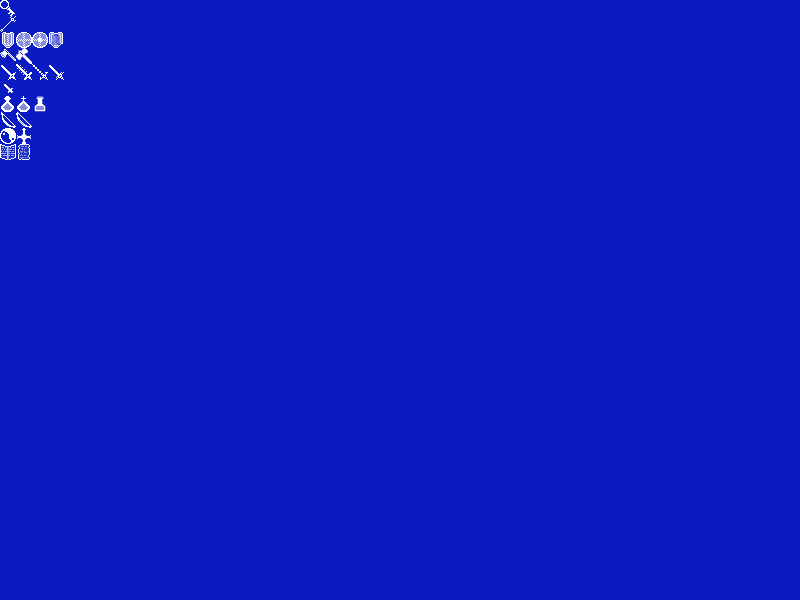
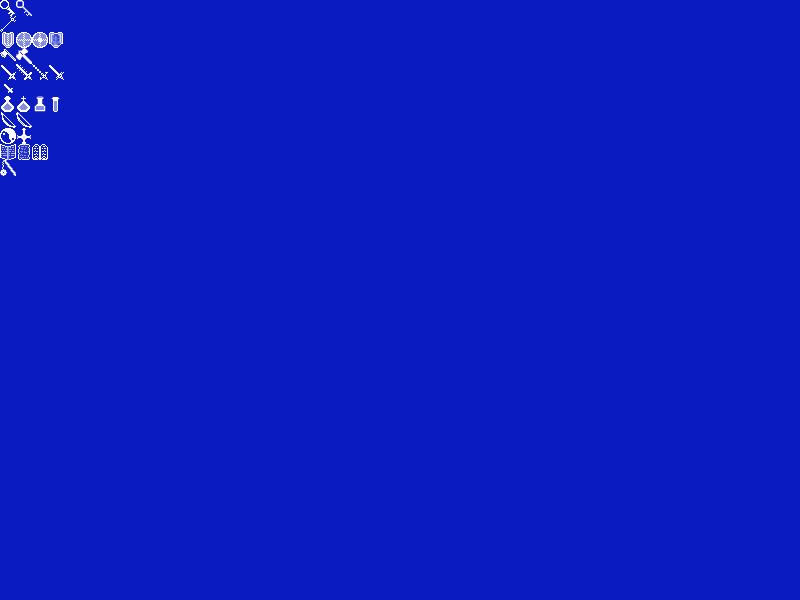
Revision of a layered 800x600 image; what changed, layer by layer:
painted on "Gradient" over (0, 0, 60, 176)
